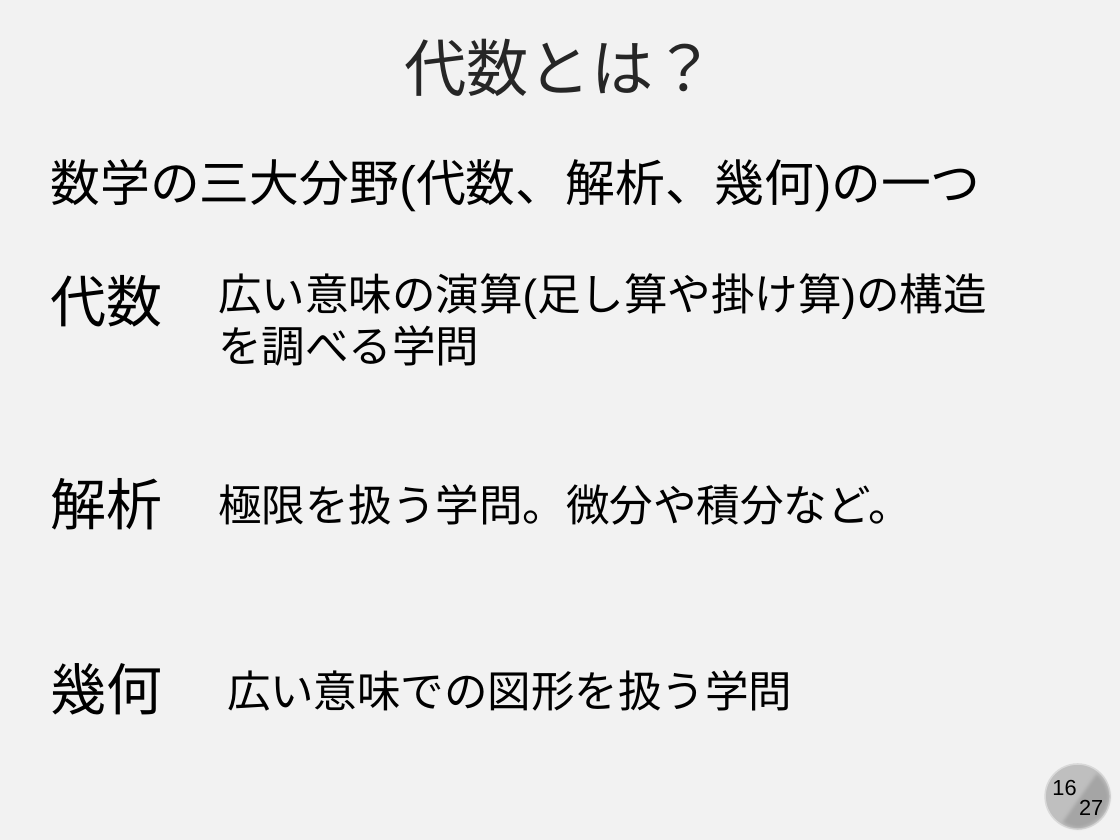
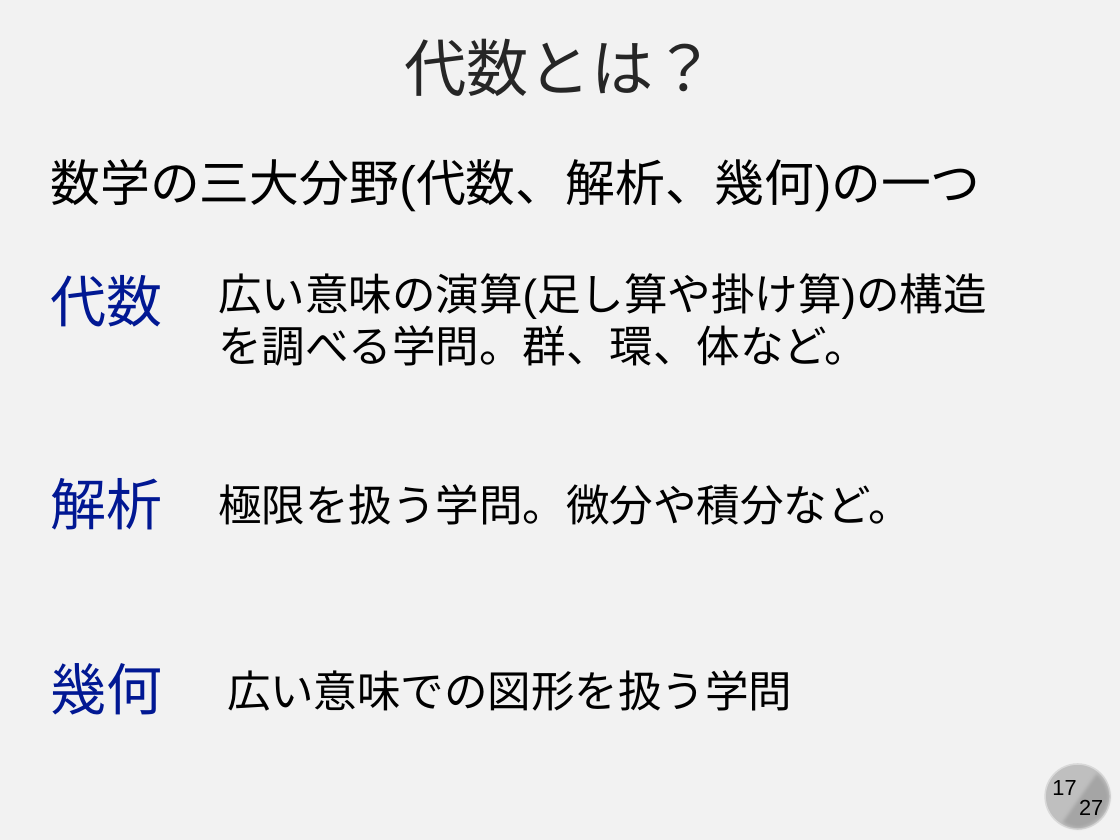
Before and after one commit to kaityo256/classical_mechanics, a slide deck: slide 17 of poisson/fig/slide.pptx (slide 16 before the commit). Drawn at 1120x840 pixels with LibreOffice and Linux fonts; fonts in the diff are those of the drawing. Boxes give left, top, right and bottom in pixels: in the first picture for what was removed or moved away, otherwise in the second. Text is boxed around its words. In the diff, an @@ line names an element or a change of style, - is before the commit and + after.

```diff
--- a/poisson/fig/slide.pptx
+++ b/poisson/fig/slide.pptx
@@ text at box(218, 273, 986, 366): text changed @@
-広い意味の演算(足し算や掛け算)の構造を調べる学問
+広い意味の演算(足し算や掛け算)の構造を調べる学問。群、環、体など。
@@ text colour #000000 to #011893 in 3 elements at box(51, 275, 163, 327), box(51, 478, 163, 530), box(51, 663, 163, 715) @@
@@ page number at box(1052, 780, 1076, 795): text changed @@
-16
+17
```
Also in this commit, not shown: 1 other slide changed, 5 slides added.
